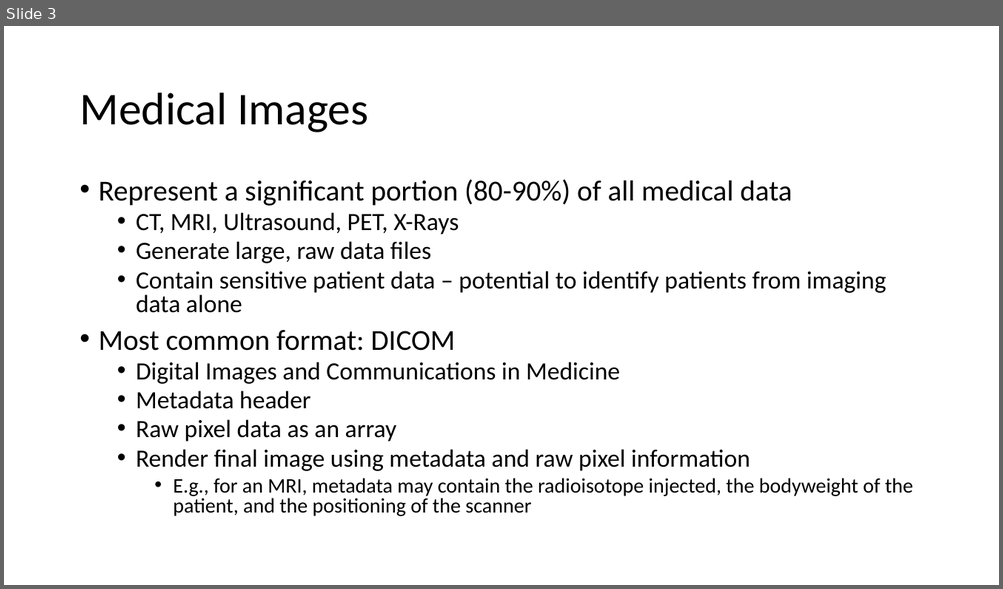
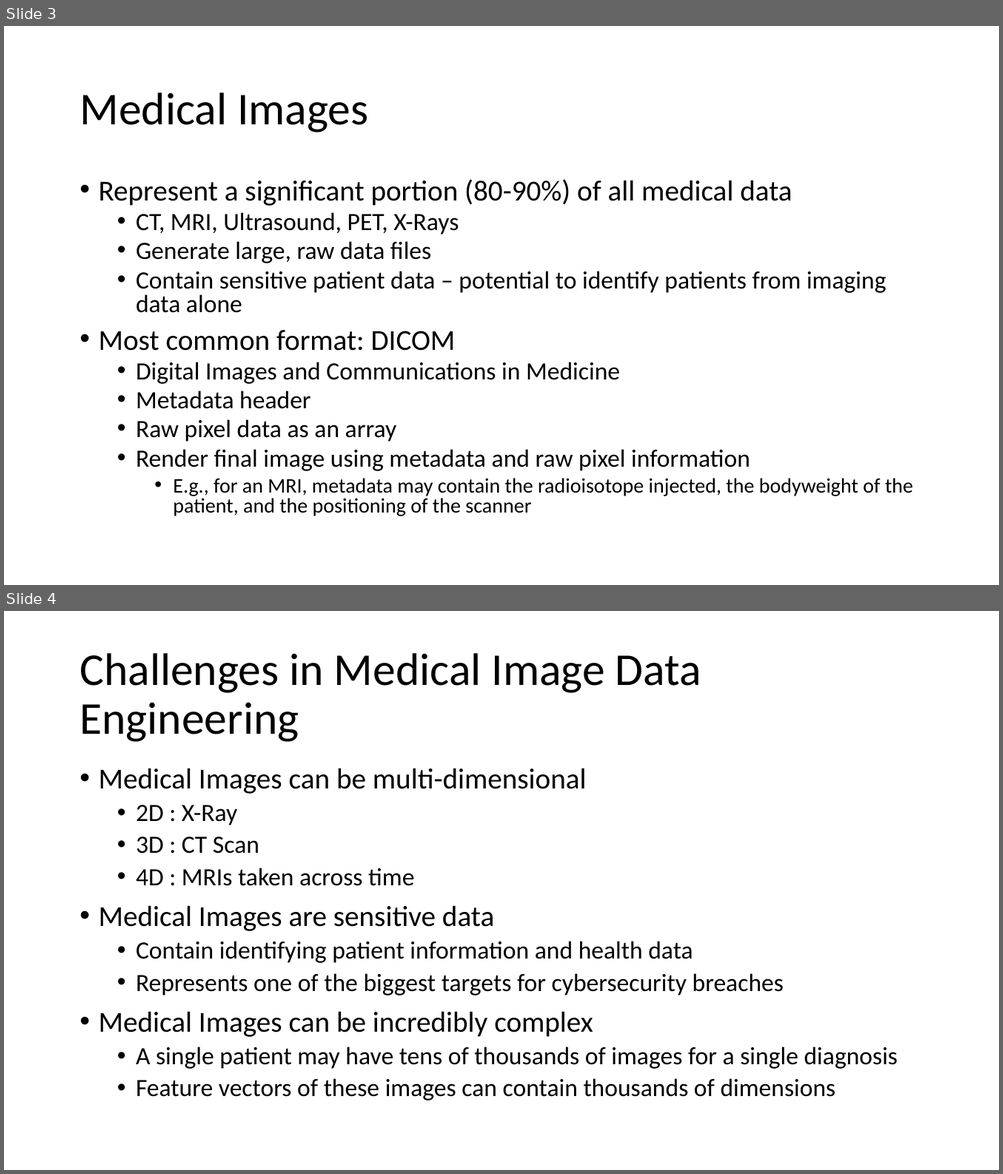
Before and after one commit to hayitsian/DataEngineeringEHRs, a slide deck: Manuscripts & Presentations/Introduction Presentation.pptx. Shown one above the other, each under a label of ours: slide 3 before the commit, slides 3 and 4 after it. The pictures are 1003x589 and 1003x1174 pixels, drawn with LibreOffice and Linux fonts; fonts in the diff are those of the drawing. Boxes give left, top, right and bottom in pixels: in the first picture for what was removed or moved away, otherwise in the second. Text is boxed around its words. In the diff, an @@ line names an element or a change of style, - is before the commit and + after.

```diff
--- a/Manuscripts & Presentations/Introduction Presentation.pptx
+++ b/Manuscripts & Presentations/Introduction Presentation.pptx
@@ slide 4 added at <box>4,611,999,1170</box>, background #FFFFFF @@
@@ title added at <box>79,653,701,742</box>, 44 pt, text #000000 @@
+Challenges in Medical Image Data Engineering
@@ text added at <box>99,768,898,1101</box>, 24 pt, text #000000 @@
+• Medical Images can be multi-dimensional
+  • 2D : X-Ray
+  • 3D : CT Scan
+  • 4D : MRIs taken across time
+• Medical Images are sensitive data
+  • Contain identifying patient information and health data
+  • Represents one of the biggest targets for cybersecurity breaches
+• Medical Images can be incredibly complex
+  • A single patient may have tens of thousands of images for a single diagnosis
+  • Feature vectors of these images can contain thousands of dimensions
```
Also in this commit, not shown: 2 slides changed.
